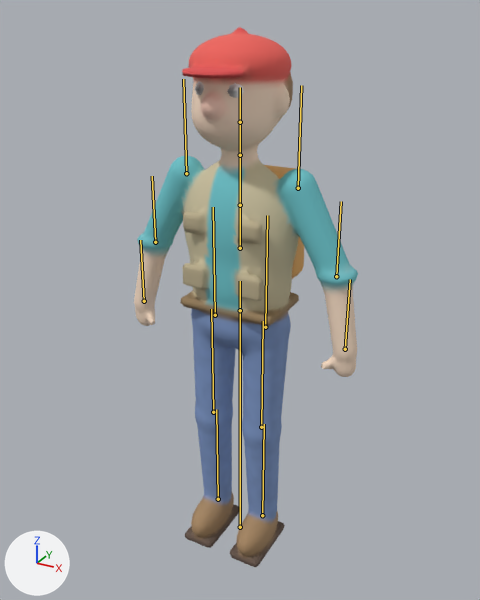
Two versions of the glTF model models/photographer.glb, one commit apart.
One viewpoint serves both versions: a 50 mm lens placed at (0.999, -1.816, 1.898), pointed at (-0.004, 0.007, 0.986). Every picture has the same lights, and +X, +Y and +Z are marked at lower left. The older version comes first. The bones that bend it are drawn over the model as lines.

In view in the first picture: 'photographer_mesh'.
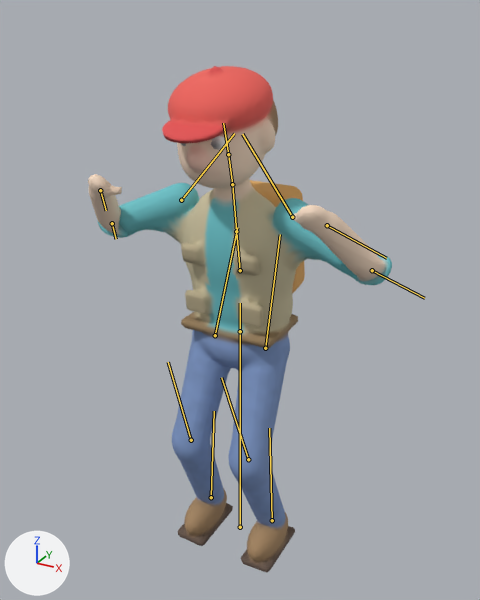
The newer file adds an action. The first version stands in its rest pose; the second is drawn at frame 18 of the action 'emote_chicken'.

Changed parts and their boxes [x1, y1, x2, y2] in the pictures (480 x 600 px):
'photographer_mesh', posed (36% wider, 6% shorter)
    before: [134, 27, 358, 567]
    after: [88, 66, 392, 573]
bone 'hips', root to tip
    before: (240, 310) to (240, 281)
    after: (240, 331) to (240, 303)
bone 'spine', root to tip
    before: (240, 248) to (240, 205)
    after: (240, 270) to (236, 231)
bone 'neck', root to tip
    before: (240, 155) to (240, 122)
    after: (232, 184) to (228, 154)
bone 'head', root to tip
    before: (240, 122) to (240, 87)
    after: (228, 154) to (223, 123)
bone 'shoulder_l', root to tip
    before: (186, 173) to (183, 79)
    after: (181, 200) to (234, 133)
bone 'elbow_l', root to tip
    before: (155, 242) to (152, 176)
    after: (112, 223) to (116, 239)
bone 'shoulder_r', root to tip
    before: (298, 188) to (301, 85)
    after: (292, 217) to (242, 134)
bone 'elbow_r', root to tip
    before: (336, 276) to (341, 201)
    after: (372, 270) to (424, 298)
bone 'hip_l', root to tip
    before: (215, 315) to (213, 207)
    after: (215, 335) to (237, 227)
bone 'knee_l', root to tip
    before: (213, 412) to (211, 309)
    after: (191, 440) to (168, 362)
bone 'foot_l', root to tip
    before: (218, 499) to (216, 409)
    after: (211, 497) to (214, 411)
bone 'hip_r', root to tip
    before: (265, 327) to (267, 215)
    after: (265, 348) to (280, 234)
bone 'knee_r', root to tip
    before: (261, 427) to (263, 321)
    after: (248, 459) to (221, 377)
bone 'foot_r', root to tip
    before: (262, 515) to (264, 424)
    after: (272, 520) to (269, 428)

Edits to the bpy script that builds the scene:
```text
Change bone_hips:
    where bone_hips = bpy.data.objects['photographer'].pose.bones['hips']  # child of 'root'
    bone_hips.location: (0.0, 0.0, 0.0) -> (0.0, -0.08, 0.0)
Change bone_spine:
    where bone_spine = bpy.data.objects['photographer'].pose.bones['spine']  # child of 'hips'
    bone_spine.rotation_quaternion: (1.0, 0.0, 0.0, 0.0) -> (0.997, 0.075, 0.0, 0.0)  # degrees (0, 0, 0) -> degrees (9, 0, 0)
Change bone_neck:
    where bone_neck = bpy.data.objects['photographer'].pose.bones['neck']  # child of 'chest'
    bone_neck.rotation_quaternion: (1.0, 0.0, 0.0, 0.0) -> (0.999, 0.05, 0.0, 0.0)  # degrees (0, 0, 0) -> degrees (6, 0, 0)
Change bone_head:
    where bone_head = bpy.data.objects['photographer'].pose.bones['head']  # child of 'neck'
    bone_head.rotation_quaternion: (1.0, 0.0, 0.0, 0.0) -> (1.0, 0.018, 0.0, 0.0)  # degrees (0, 0, 0) -> degrees (2, 0, 0)
Change bone_shoulder_l:
    where bone_shoulder_l = bpy.data.objects['photographer'].pose.bones['shoulder_l']  # child of 'chest'
    bone_shoulder_l.rotation_quaternion: (1.0, 0.0, 0.0, 0.0) -> (0.934, -0.094, 0.034, -0.341)  # degrees (0, 0, 0) -> degrees (-11, 0, -40)
Change bone_elbow_l:
    where bone_elbow_l = bpy.data.objects['photographer'].pose.bones['elbow_l']  # child of 'shoulder_l'
    bone_elbow_l.rotation_quaternion: (1.0, 0.0, 0.0, 0.0) -> (-0.408, 0.913, 0.0, 0.0)  # degrees (0, 0, 0) -> degrees (-132, 0, 0)
Change bone_shoulder_r:
    where bone_shoulder_r = bpy.data.objects['photographer'].pose.bones['shoulder_r']  # child of 'chest'
    bone_shoulder_r.rotation_quaternion: (1.0, 0.0, 0.0, 0.0) -> (0.934, -0.094, -0.034, 0.341)  # degrees (0, 0, 0) -> degrees (-11, 0, 40)
Change bone_elbow_r:
    where bone_elbow_r = bpy.data.objects['photographer'].pose.bones['elbow_r']  # child of 'shoulder_r'
    bone_elbow_r.rotation_quaternion: (1.0, 0.0, 0.0, 0.0) -> (-0.408, 0.913, 0.0, 0.0)  # degrees (0, 0, 0) -> degrees (-132, 0, 0)
Change bone_hip_l:
    where bone_hip_l = bpy.data.objects['photographer'].pose.bones['hip_l']  # child of 'hips'
    bone_hip_l.rotation_quaternion: (1.0, 0.0, 0.0, 0.0) -> (0.985, -0.173, 0.004, -0.025)  # degrees (0, 0, 0) -> degrees (-20, 0, -3)
Change bone_knee_l:
    where bone_knee_l = bpy.data.objects['photographer'].pose.bones['knee_l']  # child of 'hip_l'
    bone_knee_l.rotation_quaternion: (1.0, 0.0, 0.0, 0.0) -> (0.94, 0.341, 0.0, 0.0)  # degrees (0, 0, 0) -> degrees (40, 0, 0)
Change bone_foot_l:
    where bone_foot_l = bpy.data.objects['photographer'].pose.bones['foot_l']  # child of 'knee_l'
    bone_foot_l.rotation_quaternion: (1.0, 0.0, 0.0, 0.0) -> (0.985, -0.173, 0.0, 0.0)  # degrees (0, 0, 0) -> degrees (-20, 0, 0)
Change bone_hip_r:
    where bone_hip_r = bpy.data.objects['photographer'].pose.bones['hip_r']  # child of 'hips'
    bone_hip_r.rotation_quaternion: (1.0, 0.0, 0.0, 0.0) -> (0.985, -0.173, -0.004, 0.025)  # degrees (0, 0, 0) -> degrees (-20, 0, 3)
Change bone_knee_r:
    where bone_knee_r = bpy.data.objects['photographer'].pose.bones['knee_r']  # child of 'hip_r'
    bone_knee_r.rotation_quaternion: (1.0, 0.0, 0.0, 0.0) -> (0.94, 0.341, 0.0, 0.0)  # degrees (0, 0, 0) -> degrees (40, 0, 0)
Change bone_foot_r:
    where bone_foot_r = bpy.data.objects['photographer'].pose.bones['foot_r']  # child of 'knee_r'
    bone_foot_r.rotation_quaternion: (1.0, 0.0, 0.0, 0.0) -> (0.985, -0.173, 0.0, 0.0)  # degrees (0, 0, 0) -> degrees (-20, 0, 0)
```
